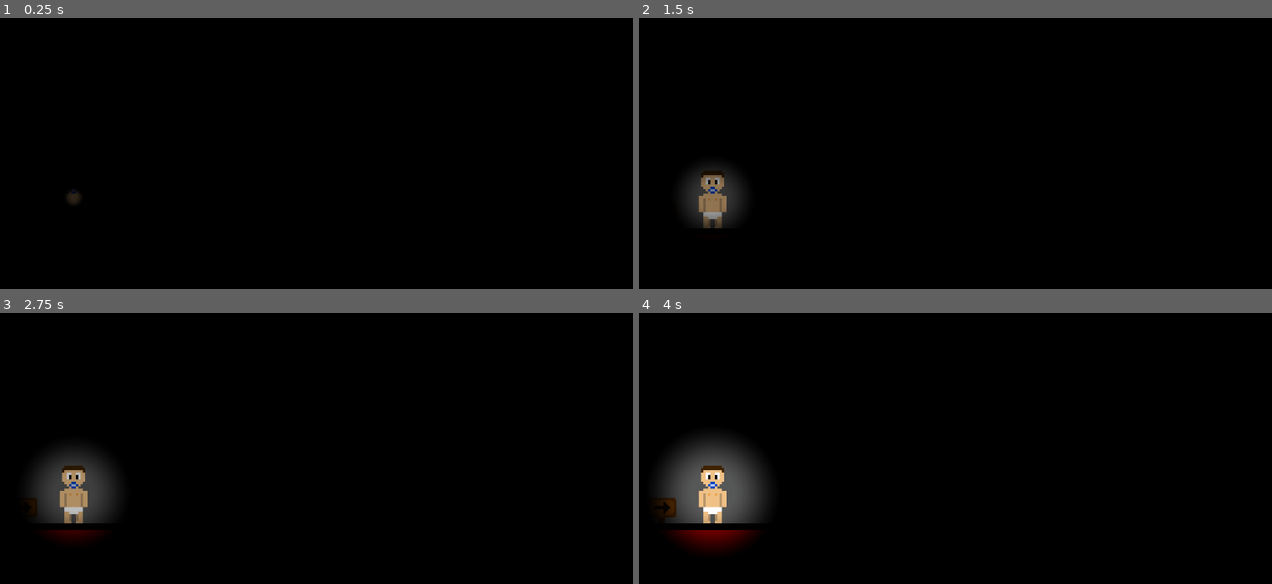
Above: before the commit, frames 1-4 (two rows, left to right).
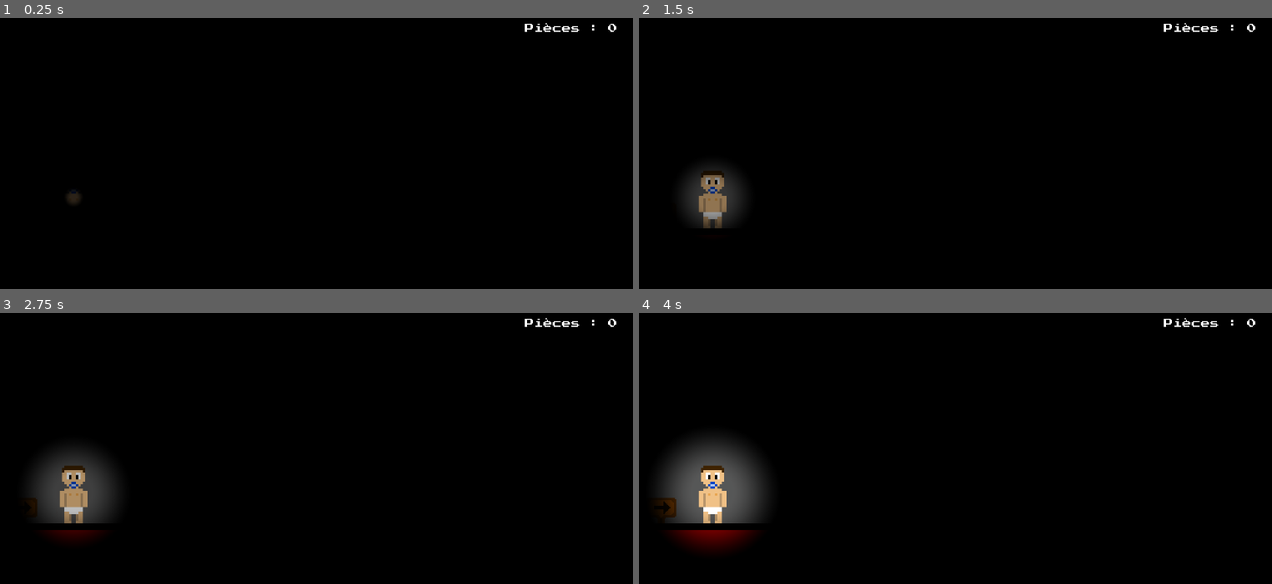
Above: after the commit, the same moments.

Repository: qcorveler/RGAME
Game: Godot game, scene res://Scenes/Levels/level_1.tscn
Two runs of this game, one before a commit and one after it. Both use one fixed random seed, a clock stepped at 60 frames per second and the inputs below. This scene is started directly instead of the project's main scene. Sound files missing from this copy of the repository are replaced by a short silence.
Inputs:
- Up to frame 1 (0.25 s): no input
- Up to frame 2 (1.5 s): tap Enter (ui_accept) at 0.5 s; hold Shift (crouch) 0.53-1.28 s; hold D (move_right) from 0.53 s (still down); tap Space (jump) at 0.77 s; tap Q (interact_a) at 1.35 s
- Up to frame 3 (2.75 s): tap Space (jump) at 1.52 s; tap Enter (ui_accept) at 2 s; release D (move_right) at 2.03 s; hold A (move_left) from 2.03 s (still down); hold Ctrl (run) from 2.03 s (still down)
- Up to frame 4 (4 s): tap Enter (ui_accept) at 2.75, 3.5 s; release A (move_left) at 2.78 s; release Ctrl (run) at 2.78 s; hold D (move_right) from 2.78 s (still down); tap Backspace at 2.85 s; tap Space (jump) at 3.02, 3.77 s; tap Keypad Enter at 3.6 s

The runs differ from the first frame. In frame 1, 0.2% of the frame differs, in the area x 82-98%, y 1-6%; in frame 2, 0.2%; in frame 3, 0.2%; in frame 4, 0.2%.

Commit message:
mise en place des derniers spikeball

Diff:
--- a/raf-game/Scenes/Levels/level_1.tscn
+++ b/raf-game/Scenes/Levels/level_1.tscn
@@ -18,6 +18,7 @@
 [ext_resource type="PackedScene" uid="uid://c5meudsftdr32" path="res://Scenes/Util/checkpoint.tscn" id="12_tjl6l"]
 [ext_resource type="PackedScene" uid="uid://cnegakrm2ao6o" path="res://Scenes/Objects/coin_pickable.tscn" id="14_irw6p"]
 [ext_resource type="PackedScene" uid="uid://du418c6qlfu11" path="res://Scenes/Personnages/Enemies/spike_ball.tscn" id="15_31phq"]
+[ext_resource type="PackedScene" uid="uid://bnqhh0dpd5edj" path="res://Scenes/UI/coins_label.tscn" id="18_7hll7"]
 
 [sub_resource type="SpriteFrames" id="SpriteFrames_cyadu"]
 animations = [{
@@ -916,45 +917,387 @@
 position = Vector2(176, -2148)
 metadata/_edit_group_ = true
 
-[node name="SpikeBall2" parent="World" groups=["enemy"] instance=ExtResource("15_31phq")]
+[node name="SpikeBallManager" type="Node" parent="World"]
+
+[node name="SpikeBall2" parent="World/SpikeBallManager" groups=["enemy"] instance=ExtResource("15_31phq")]
 position = Vector2(5983, -1560)
 scale = Vector2(2, 2)
 metadata/_edit_group_ = true
 
-[node name="CharacterBody2D" parent="World/SpikeBall2" index="0" groups=["enemy"]]
+[node name="CharacterBody2D" parent="World/SpikeBallManager/SpikeBall2" index="0" groups=["enemy"]]
 change_rotation_direction = true
 
-[node name="Point1" parent="World/SpikeBall2/WayPoints" index="0"]
+[node name="Point1" parent="World/SpikeBallManager/SpikeBall2/WayPoints" index="0"]
 position = Vector2(-59, 1)
 
-[node name="Point2" type="Marker2D" parent="World/SpikeBall2/WayPoints" index="1"]
+[node name="Point2" type="Marker2D" parent="World/SpikeBallManager/SpikeBall2/WayPoints" index="1"]
 position = Vector2(-59, 54.5)
 
-[node name="Point3" type="Marker2D" parent="World/SpikeBall2/WayPoints" index="2"]
+[node name="Point3" type="Marker2D" parent="World/SpikeBallManager/SpikeBall2/WayPoints" index="2"]
 position = Vector2(59, 54.5)
 
-[node name="Point4" type="Marker2D" parent="World/SpikeBall2/WayPoints" index="3"]
+[node name="Point4" type="Marker2D" parent="World/SpikeBallManager/SpikeBall2/WayPoints" index="3"]
 position = Vector2(59, 1)
 
-[node name="SpikeBall3" parent="World" groups=["enemy"] instance=ExtResource("15_31phq")]
+[node name="SpikeBall3" parent="World/SpikeBallManager" groups=["enemy"] instance=ExtResource("15_31phq")]
 position = Vector2(5601, -1688)
 scale = Vector2(2, 2)
-
-[node name="CharacterBody2D" parent="World/SpikeBall3" index="0" groups=["enemy"]]
+metadata/_edit_group_ = true
+
+[node name="CharacterBody2D" parent="World/SpikeBallManager/SpikeBall3" index="0" groups=["enemy"]]
 position = Vector2(31.5, 54.5)
 change_rotation_direction = true
 
-[node name="Point1" parent="World/SpikeBall3/WayPoints" index="0"]
+[node name="Point1" parent="World/SpikeBallManager/SpikeBall3/WayPoints" index="0"]
 position = Vector2(-59, 1)
 
-[node name="Point2" type="Marker2D" parent="World/SpikeBall3/WayPoints" index="1"]
+[node name="Point2" type="Marker2D" parent="World/SpikeBallManager/SpikeBall3/WayPoints" index="1"]
 position = Vector2(-59, 54.5)
 
-[node name="Point3" type="Marker2D" parent="World/SpikeBall3/WayPoints" index="2"]
+[node name="Point3" type="Marker2D" parent="World/SpikeBallManager/SpikeBall3/WayPoints" index="2"]
 position = Vector2(59, 54.5)
 
-[node name="Point4" type="Marker2D" parent="World/SpikeBall3/WayPoints" index="3"]
+[node name="Point4" type="Marker2D" parent="World/SpikeBallManager/SpikeBall3/WayPoints" index="3"]
 position = Vector2(59, 1)
+
+[node name="SpikeBall4" parent="World/SpikeBallManager" groups=["enemy"] instance=ExtResource("15_31phq")]
+position = Vector2(5215, -1817)
+scale = Vector2(2, 2)
+metadata/_edit_group_ = true
+
+[node name="CharacterBody2D" parent="World/SpikeBallManager/SpikeBall4" index="0" groups=["enemy"]]
+position = Vector2(59, 24)
+change_rotation_direction = true
+
+[node name="Point1" parent="World/SpikeBallManager/SpikeBall4/WayPoints" index="0"]
+position = Vector2(-59, 1)
+
+[node name="Point2" type="Marker2D" parent="World/SpikeBallManager/SpikeBall4/WayPoints" index="1"]
+position = Vector2(-59, 54.5)
+
+[node name="Point3" type="Marker2D" parent="World/SpikeBallManager/SpikeBall4/WayPoints" index="2"]
+position = Vector2(59, 54.5)
+
+[node name="Point4" type="Marker2D" parent="World/SpikeBallManager/SpikeBall4/WayPoints" index="3"]
+position = Vector2(59, 1)
+
+[node name="SpikeBall5" parent="World/SpikeBallManager" groups=["enemy"] instance=ExtResource("15_31phq")]
+position = Vector2(3638, -2344)
+scale = Vector2(2, 2)
+metadata/_edit_group_ = true
+
+[node name="CharacterBody2D" parent="World/SpikeBallManager/SpikeBall5" index="0" groups=["enemy"]]
+position = Vector2(13.5, -56)
+change_rotation_direction = true
+
+[node name="Point1" parent="World/SpikeBallManager/SpikeBall5/WayPoints" index="0"]
+position = Vector2(-6, -56)
+
+[node name="Point2" type="Marker2D" parent="World/SpikeBallManager/SpikeBall5/WayPoints" index="1"]
+position = Vector2(-6, 62)
+
+[node name="Point3" type="Marker2D" parent="World/SpikeBallManager/SpikeBall5/WayPoints" index="2"]
+position = Vector2(48, 62)
+
+[node name="Point4" type="Marker2D" parent="World/SpikeBallManager/SpikeBall5/WayPoints" index="3"]
+position = Vector2(48, -56)
+
+[node name="SpikeBall6" parent="World/SpikeBallManager" groups=["enemy"] instance=ExtResource("15_31phq")]
+position = Vector2(3318, -2600)
+scale = Vector2(2, 2)
+metadata/_edit_group_ = true
+
+[node name="CharacterBody2D" parent="World/SpikeBallManager/SpikeBall6" index="0" groups=["enemy"]]
+position = Vector2(48, 41)
+change_rotation_direction = true
+
+[node name="Point1" parent="World/SpikeBallManager/SpikeBall6/WayPoints" index="0"]
+position = Vector2(-6, -56)
+
+[node name="Point2" type="Marker2D" parent="World/SpikeBallManager/SpikeBall6/WayPoints" index="1"]
+position = Vector2(-6, 62)
+
+[node name="Point3" type="Marker2D" parent="World/SpikeBallManager/SpikeBall6/WayPoints" index="2"]
+position = Vector2(48, 62)
+
+[node name="Point4" type="Marker2D" parent="World/SpikeBallManager/SpikeBall6/WayPoints" index="3"]
+position = Vector2(48, -56)
+
+[node name="SpikeBall7" parent="World/SpikeBallManager" groups=["enemy"] instance=ExtResource("15_31phq")]
+position = Vector2(1192, -2911)
+scale = Vector2(2, 2)
+metadata/_edit_group_ = true
+
+[node name="CharacterBody2D" parent="World/SpikeBallManager/SpikeBall7" index="0" groups=["enemy"]]
+position = Vector2(285.5, 67.5)
+
+[node name="Point1" parent="World/SpikeBallManager/SpikeBall7/WayPoints" index="0"]
+position = Vector2(343, 67.5)
+
+[node name="Point2" type="Marker2D" parent="World/SpikeBallManager/SpikeBall7/WayPoints" index="1"]
+position = Vector2(343, 121.5)
+
+[node name="Point3" type="Marker2D" parent="World/SpikeBallManager/SpikeBall7/WayPoints" index="2"]
+position = Vector2(225, 121.5)
+
+[node name="Point4" type="Marker2D" parent="World/SpikeBallManager/SpikeBall7/WayPoints" index="3"]
+position = Vector2(225, 89.5)
+
+[node name="Point5" type="Marker2D" parent="World/SpikeBallManager/SpikeBall7/WayPoints" index="4"]
+position = Vector2(129, 89.5)
+
+[node name="Point6" type="Marker2D" parent="World/SpikeBallManager/SpikeBall7/WayPoints" index="5"]
+position = Vector2(129, 57.5)
+
+[node name="Point7" type="Marker2D" parent="World/SpikeBallManager/SpikeBall7/WayPoints" index="6"]
+position = Vector2(33, 57.5)
+
+[node name="Point8" type="Marker2D" parent="World/SpikeBallManager/SpikeBall7/WayPoints" index="7"]
+position = Vector2(33, 25.5)
+
+[node name="Point9" type="Marker2D" parent="World/SpikeBallManager/SpikeBall7/WayPoints" index="8"]
+position = Vector2(-63, 25.5)
+
+[node name="Point10" type="Marker2D" parent="World/SpikeBallManager/SpikeBall7/WayPoints" index="9"]
+position = Vector2(-63, -6.5)
+
+[node name="Point11" type="Marker2D" parent="World/SpikeBallManager/SpikeBall7/WayPoints" index="10"]
+position = Vector2(-159, -6.5)
+
+[node name="Point12" type="Marker2D" parent="World/SpikeBallManager/SpikeBall7/WayPoints" index="11"]
+position = Vector2(-159, -38.5)
+
+[node name="Point13" type="Marker2D" parent="World/SpikeBallManager/SpikeBall7/WayPoints" index="12"]
+position = Vector2(-255, -38.5)
+
+[node name="Point14" type="Marker2D" parent="World/SpikeBallManager/SpikeBall7/WayPoints" index="13"]
+position = Vector2(-255, -70.5)
+
+[node name="Point15" type="Marker2D" parent="World/SpikeBallManager/SpikeBall7/WayPoints" index="14"]
+position = Vector2(-351, -70.5)
+
+[node name="Point16" type="Marker2D" parent="World/SpikeBallManager/SpikeBall7/WayPoints" index="15"]
+position = Vector2(-351, -124.5)
+
+[node name="Point17" type="Marker2D" parent="World/SpikeBallManager/SpikeBall7/WayPoints" index="16"]
+position = Vector2(-233, -124.5)
+
+[node name="Point18" type="Marker2D" parent="World/SpikeBallManager/SpikeBall7/WayPoints" index="17"]
+position = Vector2(-233, -92.5)
+
+[node name="Point19" type="Marker2D" parent="World/SpikeBallManager/SpikeBall7/WayPoints" index="18"]
+position = Vector2(-137, -92.5)
+
+[node name="Point20" type="Marker2D" parent="World/SpikeBallManager/SpikeBall7/WayPoints" index="19"]
+position = Vector2(-137, -60.5)
+
+[node name="Point21" type="Marker2D" parent="World/SpikeBallManager/SpikeBall7/WayPoints" index="20"]
+position = Vector2(-41, -60.5)
+
+[node name="Point22" type="Marker2D" parent="World/SpikeBallManager/SpikeBall7/WayPoints" index="21"]
+position = Vector2(-41, -28.5)
+
+[node name="Point23" type="Marker2D" parent="World/SpikeBallManager/SpikeBall7/WayPoints" index="22"]
+position = Vector2(55, -28.5)
+
+[node name="Point24" type="Marker2D" parent="World/SpikeBallManager/SpikeBall7/WayPoints" index="23"]
+position = Vector2(55, 3.5)
+
+[node name="Point25" type="Marker2D" parent="World/SpikeBallManager/SpikeBall7/WayPoints" index="24"]
+position = Vector2(151, 3.5)
+
+[node name="Point26" type="Marker2D" parent="World/SpikeBallManager/SpikeBall7/WayPoints" index="25"]
+position = Vector2(151, 35.5)
+
+[node name="Point27" type="Marker2D" parent="World/SpikeBallManager/SpikeBall7/WayPoints" index="26"]
+position = Vector2(247, 35.5)
+
+[node name="Point28" type="Marker2D" parent="World/SpikeBallManager/SpikeBall7/WayPoints" index="27"]
+position = Vector2(247, 67.5)
+
+[node name="SpikeBall8" parent="World/SpikeBallManager" groups=["enemy"] instance=ExtResource("15_31phq")]
+position = Vector2(1192, -2911)
+scale = Vector2(2, 2)
+metadata/_edit_group_ = true
+
+[node name="CharacterBody2D" parent="World/SpikeBallManager/SpikeBall8" index="0" groups=["enemy"]]
+position = Vector2(-335, -100)
+
+[node name="Point1" parent="World/SpikeBallManager/SpikeBall8/WayPoints" index="0"]
+position = Vector2(343, 67.5)
+
+[node name="Point2" type="Marker2D" parent="World/SpikeBallManager/SpikeBall8/WayPoints" index="1"]
+position = Vector2(343, 121.5)
+
+[node name="Point3" type="Marker2D" parent="World/SpikeBallManager/SpikeBall8/WayPoints" index="2"]
+position = Vector2(225, 121.5)
+
+[node name="Point4" type="Marker2D" parent="World/SpikeBallManager/SpikeBall8/WayPoints" index="3"]
+position = Vector2(225, 89.5)
+
+[node name="Point5" type="Marker2D" parent="World/SpikeBallManager/SpikeBall8/WayPoints" index="4"]
+position = Vector2(129, 89.5)
+
+[node name="Point6" type="Marker2D" parent="World/SpikeBallManager/SpikeBall8/WayPoints" index="5"]
+position = Vector2(129, 57.5)
+
+[node name="Point7" type="Marker2D" parent="World/SpikeBallManager/SpikeBall8/WayPoints" index="6"]
+position = Vector2(33, 57.5)
+
+[node name="Point8" type="Marker2D" parent="World/SpikeBallManager/SpikeBall8/WayPoints" index="7"]
+position = Vector2(33, 25.5)
+
+[node name="Point9" type="Marker2D" parent="World/SpikeBallManager/SpikeBall8/WayPoints" index="8"]
+position = Vector2(-63, 25.5)
+
+[node name="Point10" type="Marker2D" parent="World/SpikeBallManager/SpikeBall8/WayPoints" index="9"]
+position = Vector2(-63, -6.5)
+
+[node name="Point11" type="Marker2D" parent="World/SpikeBallManager/SpikeBall8/WayPoints" index="10"]
+position = Vector2(-159, -6.5)
+
+[node name="Point12" type="Marker2D" parent="World/SpikeBallManager/SpikeBall8/WayPoints" index="11"]
+position = Vector2(-159, -38.5)
+
+[node name="Point13" type="Marker2D" parent="World/SpikeBallManager/SpikeBall8/WayPoints" index="12"]
+position = Vector2(-255, -38.5)
+
+[node name="Point14" type="Marker2D" parent="World/SpikeBallManager/SpikeBall8/WayPoints" index="13"]
+position = Vector2(-255, -70.5)
+
+[node name="Point15" type="Marker2D" parent="World/SpikeBallManager/SpikeBall8/WayPoints" index="14"]
+position = Vector2(-351, -70.5)
+
+[node name="Point16" type="Marker2D" parent="World/SpikeBallManager/SpikeBall8/WayPoints" index="15"]
+position = Vector2(-351, -124.5)
+
+[node name="Point17" type="Marker2D" parent="World/SpikeBallManager/SpikeBall8/WayPoints" index="16"]
+position = Vector2(-233, -124.5)
+
+[node name="Point18" type="Marker2D" parent="World/SpikeBallManager/SpikeBall8/WayPoints" index="17"]
+position = Vector2(-233, -92.5)
+
+[node name="Point19" type="Marker2D" parent="World/SpikeBallManager/SpikeBall8/WayPoints" index="18"]
+position = Vector2(-137, -92.5)
+
+[node name="Point20" type="Marker2D" parent="World/SpikeBallManager/SpikeBall8/WayPoints" index="19"]
+position = Vector2(-137, -60.5)
+
+[node name="Point21" type="Marker2D" parent="World/SpikeBallManager/SpikeBall8/WayPoints" index="20"]
+position = Vector2(-41, -60.5)
+
+[node name="Point22" type="Marker2D" parent="World/SpikeBallManager/SpikeBall8/WayPoints" index="21"]
+position = Vector2(-41, -28.5)
+
+[node name="Point23" type="Marker2D" parent="World/SpikeBallManager/SpikeBall8/WayPoints" index="22"]
+position = Vector2(55, -28.5)
+
+[node name="Point24" type="Marker2D" parent="World/SpikeBallManager/SpikeBall8/WayPoints" index="23"]
+position = Vector2(55, 3.5)
+
+[node name="Point25" type="Marker2D" parent="World/SpikeBallManager/SpikeBall8/WayPoints" index="24"]
+position = Vector2(151, 3.5)
+
+[node name="Point26" type="Marker2D" parent="World/SpikeBallManager/SpikeBall8/WayPoints" index="25"]
+position = Vector2(151, 35.5)
+
+[node name="Point27" type="Marker2D" parent="World/SpikeBallManager/SpikeBall8/WayPoints" index="26"]
+position = Vector2(247, 35.5)
+
+[node name="Point28" type="Marker2D" parent="World/SpikeBallManager/SpikeBall8/WayPoints" index="27"]
+position = Vector2(247, 67.5)
+
+[node name="SpikeBall9" parent="World/SpikeBallManager" groups=["enemy"] instance=ExtResource("15_31phq")]
+position = Vector2(1192, -2911)
+scale = Vector2(2, 2)
+metadata/_edit_group_ = true
+
+[node name="CharacterBody2D" parent="World/SpikeBallManager/SpikeBall9" index="0" groups=["enemy"]]
+position = Vector2(-1100, -311.5)
+
+[node name="Point1" parent="World/SpikeBallManager/SpikeBall9/WayPoints" index="0"]
+position = Vector2(343, 67.5)
+
+[node name="Point2" type="Marker2D" parent="World/SpikeBallManager/SpikeBall9/WayPoints" index="1"]
+position = Vector2(343, 121.5)
+
+[node name="Point3" type="Marker2D" parent="World/SpikeBallManager/SpikeBall9/WayPoints" index="2"]
+position = Vector2(225, 121.5)
+
+[node name="Point4" type="Marker2D" parent="World/SpikeBallManager/SpikeBall9/WayPoints" index="3"]
+position = Vector2(225, 89.5)
+
+[node name="Point5" type="Marker2D" parent="World/SpikeBallManager/SpikeBall9/WayPoints" index="4"]
+position = Vector2(129, 89.5)
+
+[node name="Point6" type="Marker2D" parent="World/SpikeBallManager/SpikeBall9/WayPoints" index="5"]
+position = Vector2(129, 57.5)
+
+[node name="Point7" type="Marker2D" parent="World/SpikeBallManager/SpikeBall9/WayPoints" index="6"]
+position = Vector2(33, 57.5)
+
+[node name="Point8" type="Marker2D" parent="World/SpikeBallManager/SpikeBall9/WayPoints" index="7"]
+position = Vector2(33, 25.5)
+
+[node name="Point9" type="Marker2D" parent="World/SpikeBallManager/SpikeBall9/WayPoints" index="8"]
+position = Vector2(-63, 25.5)
+
+[node name="Point10" type="Marker2D" parent="World/SpikeBallManager/SpikeBall9/WayPoints" index="9"]
+position = Vector2(-63, -6.5)
+
+[node name="Point11" type="Marker2D" parent="World/SpikeBallManager/SpikeBall9/WayPoints" index="10"]
+position = Vector2(-159, -6.5)
+
+[node name="Point12" type="Marker2D" parent="World/SpikeBallManager/SpikeBall9/WayPoints" index="11"]
+position = Vector2(-159, -38.5)
+
+[node name="Point13" type="Marker2D" parent="World/SpikeBallManager/SpikeBall9/WayPoints" index="12"]
+position = Vector2(-255, -38.5)
+
+[node name="Point14" type="Marker2D" parent="World/SpikeBallManager/SpikeBall9/WayPoints" index="13"]
+position = Vector2(-255, -70.5)
+
+[node name="Point15" type="Marker2D" parent="World/SpikeBallManager/SpikeBall9/WayPoints" index="14"]
+position = Vector2(-351, -70.5)
+
+[node name="Point16" type="Marker2D" parent="World/SpikeBallManager/SpikeBall9/WayPoints" index="15"]
+position = Vector2(-351, -124.5)
+
+[node name="Point17" type="Marker2D" parent="World/SpikeBallManager/SpikeBall9/WayPoints" index="16"]
+position = Vector2(-233, -124.5)
+
+[node name="Point18" type="Marker2D" parent="World/SpikeBallManager/SpikeBall9/WayPoints" index="17"]
+position = Vector2(-233, -92.5)
+
+[node name="Point19" type="Marker2D" parent="World/SpikeBallManager/SpikeBall9/WayPoints" index="18"]
+position = Vector2(-137, -92.5)
+
+[node name="Point20" type="Marker2D" parent="World/SpikeBallManager/SpikeBall9/WayPoints" index="19"]
+position = Vector2(-137, -60.5)
+
+[node name="Point21" type="Marker2D" parent="World/SpikeBallManager/SpikeBall9/WayPoints" index="20"]
+position = Vector2(-41, -60.5)
+
+[node name="Point22" type="Marker2D" parent="World/SpikeBallManager/SpikeBall9/WayPoints" index="21"]
+position = Vector2(-41, -28.5)
+
+[node name="Point23" type="Marker2D" parent="World/SpikeBallManager/SpikeBall9/WayPoints" index="22"]
+position = Vector2(55, -28.5)
+
+[node name="Point24" type="Marker2D" parent="World/SpikeBallManager/SpikeBall9/WayPoints" index="23"]
+position = Vector2(55, 3.5)
+
+[node name="Point25" type="Marker2D" parent="World/SpikeBallManager/SpikeBall9/WayPoints" index="24"]
+position = Vector2(151, 3.5)
+
+[node name="Point26" type="Marker2D" parent="World/SpikeBallManager/SpikeBall9/WayPoints" index="25"]
+position = Vector2(151, 35.5)
+
+[node name="Point27" type="Marker2D" parent="World/SpikeBallManager/SpikeBall9/WayPoints" index="26"]
+position = Vector2(247, 35.5)
+
+[node name="Point28" type="Marker2D" parent="World/SpikeBallManager/SpikeBall9/WayPoints" index="27"]
+position = Vector2(247, 67.5)
 
 [node name="UI" type="CanvasLayer" parent="."]
 
@@ -966,10 +1309,18 @@
 offset_top = -1.0
 offset_bottom = -1.0
 
+[node name="CoinsLabel" parent="UI" instance=ExtResource("18_7hll7")]
+
 [node name="PauseMenu" parent="UI" instance=ExtResource("3_3mqfk")]
 visible = false
 
 [connection signal="final_position_reached" from="World/Lama" to="." method="_on_lama_final_position_reached"]
 
-[editable path="World/SpikeBall2"]
-[editable path="World/SpikeBall3"]
+[editable path="World/SpikeBallManager/SpikeBall2"]
+[editable path="World/SpikeBallManager/SpikeBall3"]
+[editable path="World/SpikeBallManager/SpikeBall4"]
+[editable path="World/SpikeBallManager/SpikeBall5"]
+[editable path="World/SpikeBallManager/SpikeBall6"]
+[editable path="World/SpikeBallManager/SpikeBall7"]
+[editable path="World/SpikeBallManager/SpikeBall8"]
+[editable path="World/SpikeBallManager/SpikeBall9"]
--- /dev/null
+++ b/raf-game/Scenes/UI/coins_label.tscn
@@ -0,0 +1,29 @@
+[gd_scene load_steps=4 format=3 uid="uid://bnqhh0dpd5edj"]
+
+[ext_resource type="Script" uid="uid://dk3kr3lr32ftr" path="res://Scripts/UI/coins_label.gd" id="1_snagy"]
+[ext_resource type="FontFile" uid="uid://gkas3n827804" path="res://fonts/PressStart2P-Regular.ttf" id="2_yiopp"]
+
+[sub_resource type="LabelSettings" id="LabelSettings_a56o5"]
+font = ExtResource("2_yiopp")
+
+[node name="CoinsLabel" type="Control"]
+layout_mode = 3
+anchors_preset = 15
+anchor_right = 1.0
+anchor_bottom = 1.0
+grow_horizontal = 2
+grow_vertical = 2
+script = ExtResource("1_snagy")
+
+[node name="Label" type="Label" parent="."]
+layout_mode = 1
+anchors_preset = 1
+anchor_left = 1.0
+anchor_right = 1.0
+offset_left = -171.0
+offset_top = 23.0
+offset_right = -27.0
+offset_bottom = 46.0
+grow_horizontal = 0
+text = "Pièces : "
+label_settings = SubResource("LabelSettings_a56o5")
--- a/raf-game/Scripts/Player/player.gd
+++ b/raf-game/Scripts/Player/player.gd
@@ -198,4 +198,5 @@
 	GameState.coins += value
 
 func die():
+	GameState.coins = max(0, GameState.coins-GameState.coins_penalty_on_death)
 	change_state("death")
--- /dev/null
+++ b/raf-game/Scripts/UI/coins_label.gd
@@ -0,0 +1,6 @@
+extends Control
+
+@onready var label := $Label
+
+func _process(delta: float) -> void:
+	label.text = "Pièces : " + str(GameState.coins)
--- a/raf-game/autoloads/game_state.gd
+++ b/raf-game/autoloads/game_state.gd
@@ -7,3 +7,5 @@
 var wait_player_input : bool = false
 
 var coins : int = 0
+
+var coins_penalty_on_death : int = 2
--- a/raf-game/project.godot
+++ b/raf-game/project.godot
@@ -83,4 +83,4 @@
 textures/canvas_textures/default_texture_filter=0
 renderer/rendering_method="gl_compatibility"
 renderer/rendering_method.mobile="gl_compatibility"
-environment/defaults/default_clear_color=Color(0.34407577, 0.34407574, 0.34407574, 1)
+environment/defaults/default_clear_color=Color(0, 0, 0, 1)
Not shown: 1 places in raf-game/Scenes/Levels/level_1.tscn that only renumber resources
Not shown, added: raf-game/Scripts/UI/coins_label.gd.uid
Not shown, added: raf-game/Sounds/hitHurt.wav.import
Not shown, added: RES/Sounds/hitHurt.wav
Not shown, added: raf-game/Sounds/hitHurt.wav
